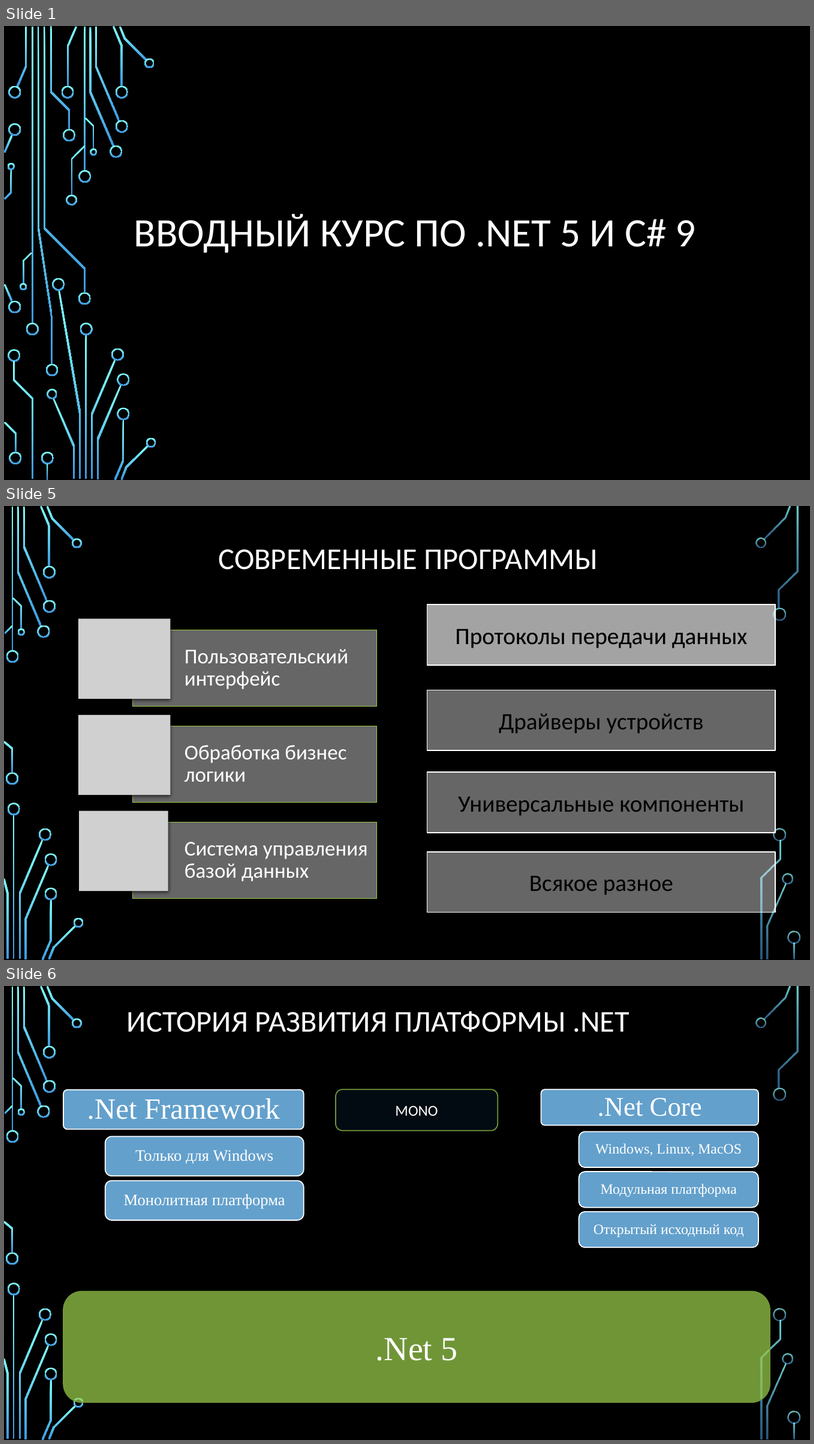
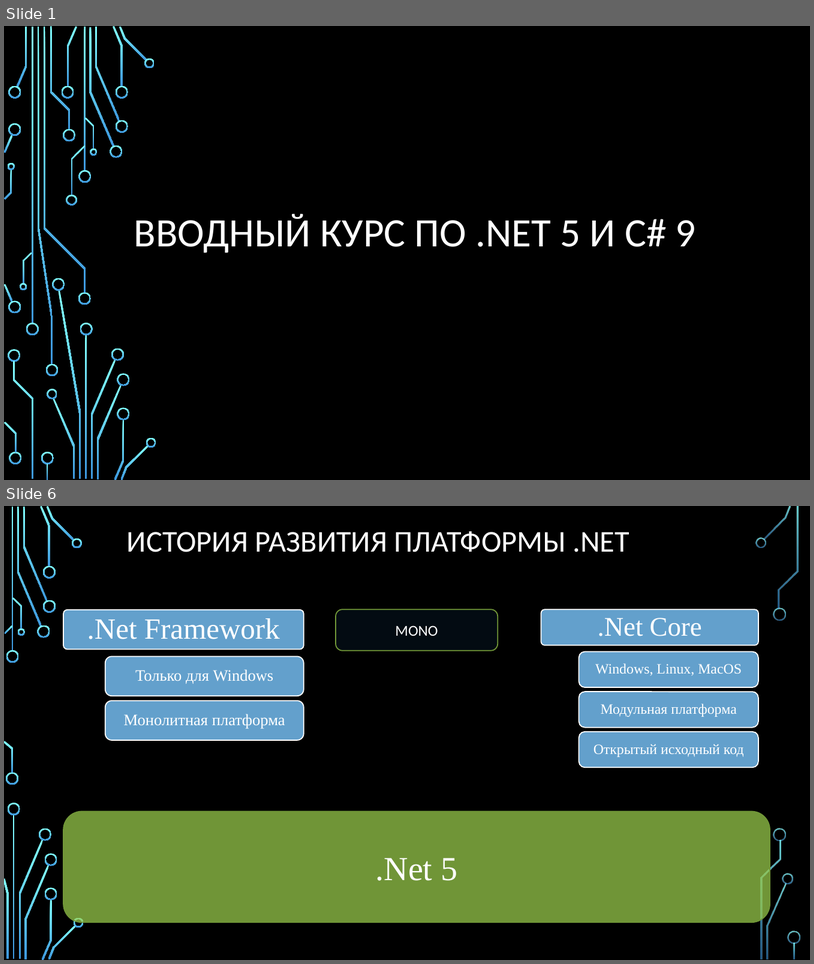
Before and after one commit to Karoshee/CourseZero, a slide deck: Part 1.pptx. Shown one above the other, each under a label of ours: slides 1, 5 and 6 before the commit, slides 1 and 6 after it; the slides between them are not shown. The pictures are 814x1444 and 814x964 pixels, drawn with LibreOffice and Linux fonts; fonts in the diff are those of the drawing; grey boxes stand for pictures; background and template pictures are left out. Boxes give left, top, right and bottom in pixels: in the first picture for what was removed or moved away, otherwise in the second. Text is boxed around its words. In the diff, an @@ line names an element or a change of style, - is before the commit and + after.

Commit message:
presentation update

```diff
--- a/Part 1.pptx
+++ b/Part 1.pptx
@@ slide 5 removed at (4,506,810,960), background picture (left out); not listed: 36 template elements that a slide beside it also shows @@
@@ title removed at (218,549,597,570) @@
-СОВРЕМЕННЫЕ ПРОГРАММЫ
@@ rectangle removed at (428,604,776,665) @@
-Протоколы передачи данных
@@ rectangle removed at (428,604,776,665) @@
-Протоколы передачи данных
@@ rectangle removed at (428,690,776,750) @@
-Драйверы устройств
@@ rectangle removed at (428,772,776,832) @@
-Универсальные компоненты
@@ group removed at (78,619,377,898): 3 rectangles, 3 texts, 3 pictures @@
-Пользовательский интерфейс
-Обработка бизнес логики
-Система управления базой данных
@@ rectangle removed at (428,852,776,912) @@
-Всякое разное
```
Also in this commit, not shown: 3 slides changed.
